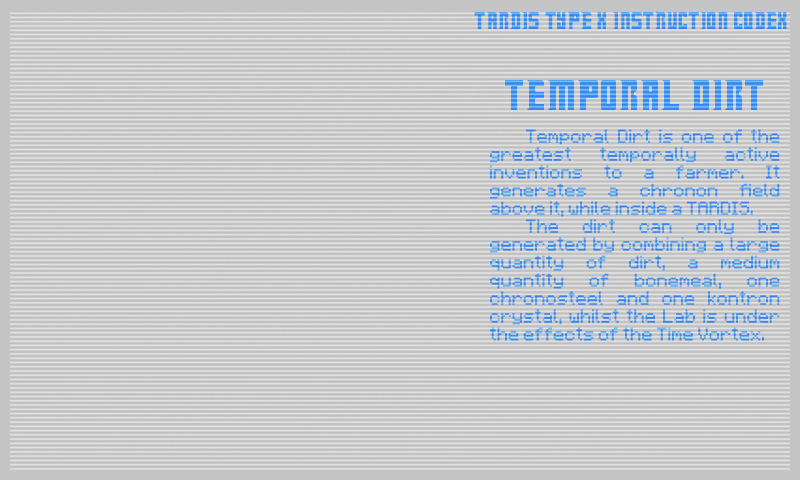
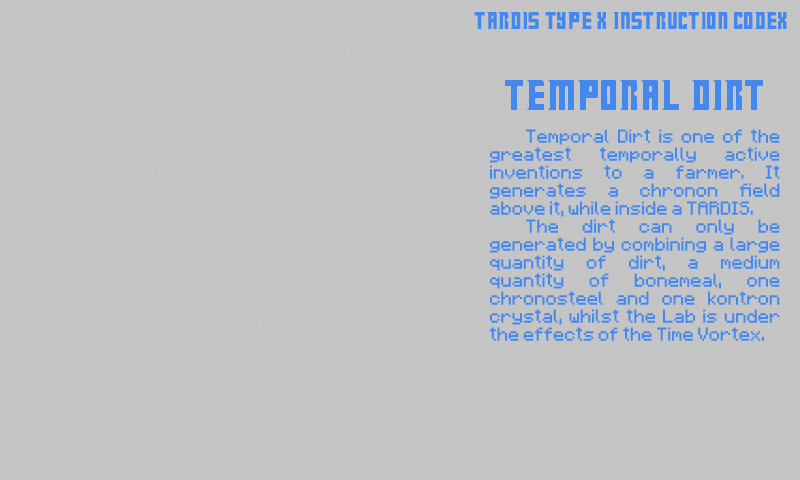
Layers edited between the first and the second 800 x 480 image:
hid "Layer 1" over [10, 11, 790, 470]
